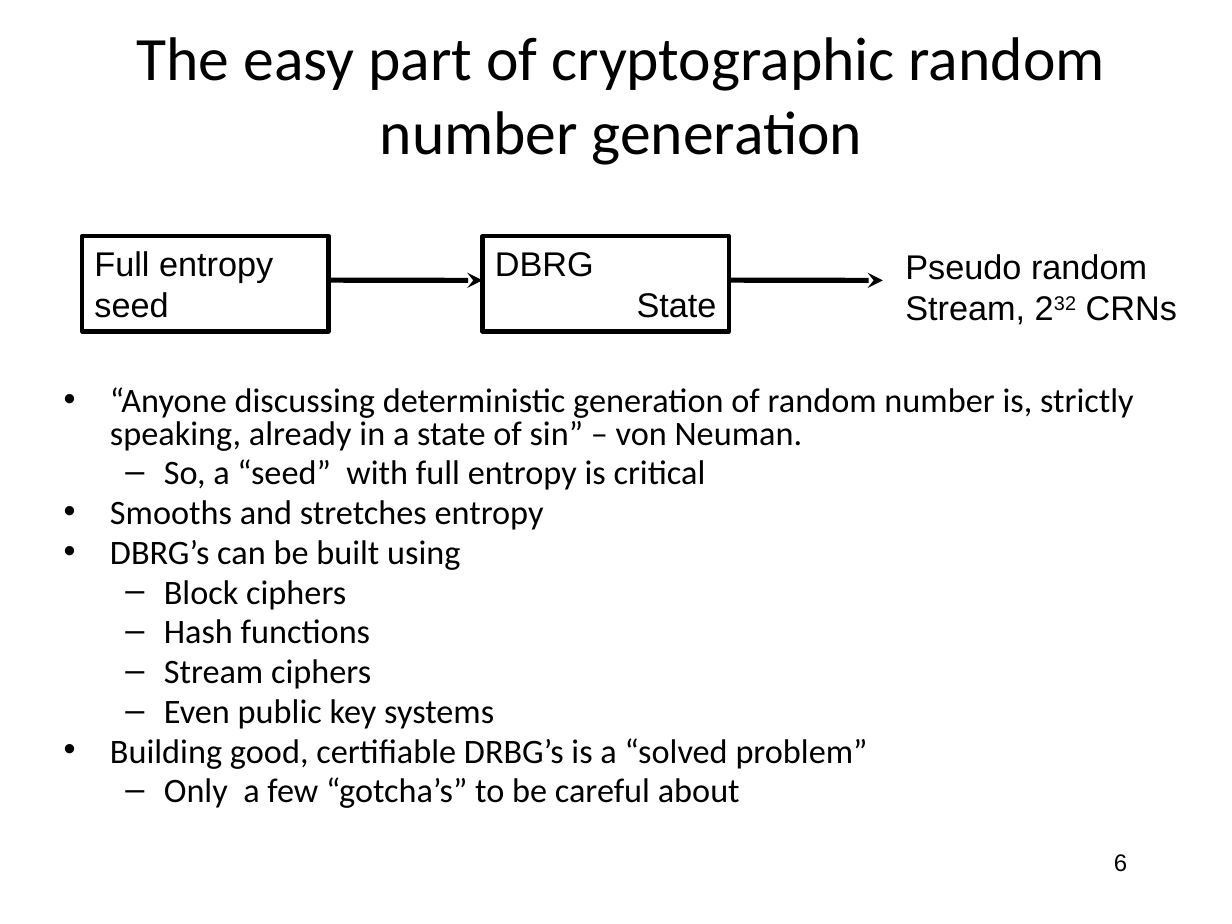
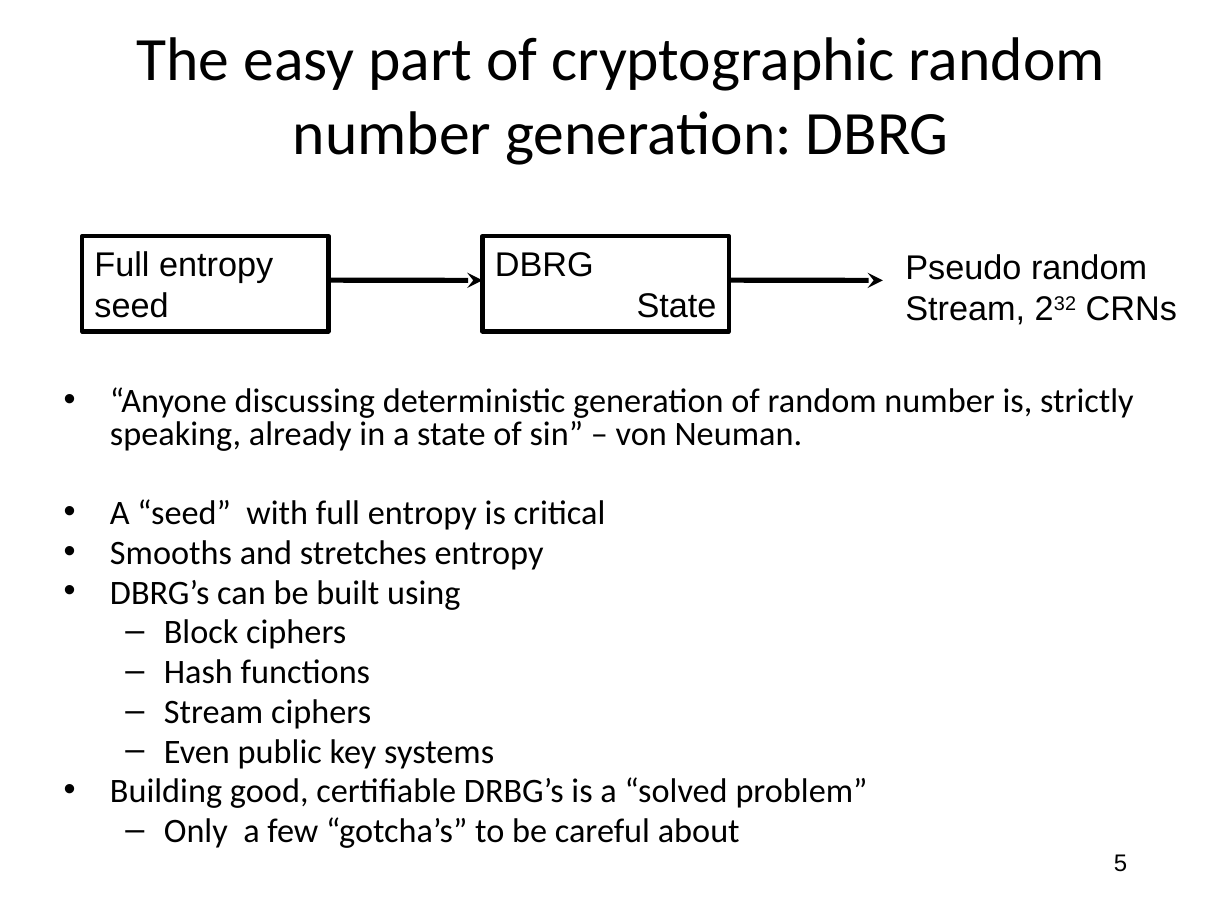
Before and after one commit to jlmucb/class_notes, a slide deck: slide 5 of BerkeleyClass/CS290Spring2013/Lectures/entropy_talk.pptx (slide 6 before the commit). Drawn at 1232x924 pixels with LibreOffice and Linux fonts; fonts in the diff are those of the drawing. Boxes give left, top, right and bottom in pixels: in the first picture for what was removed or moved away, otherwise in the second. Text is boxed around its words. In the diff, an @@ line names an element or a change of style, - is before the commit and + after.

Commit message:
Updated some entropy slides

```diff
--- a/BerkeleyClass/CS290Spring2013/Lectures/entropy_talk.pptx
+++ b/BerkeleyClass/CS290Spring2013/Lectures/entropy_talk.pptx
@@ title at (137,37,1105,165): text changed @@
-The easy part of cryptographic random number generation
+The easy part of cryptographic random number generation: DBRG
@@ text at (110,499,606,530): text changed @@
-  – So, a “seed” with full entropy is critical
+• A “seed” with full entropy is critical
@@ page number at (1114,854,1127,872): text changed @@
-6
+5
```
Also in this commit, not shown: 10 other slides changed, 1 other file.
